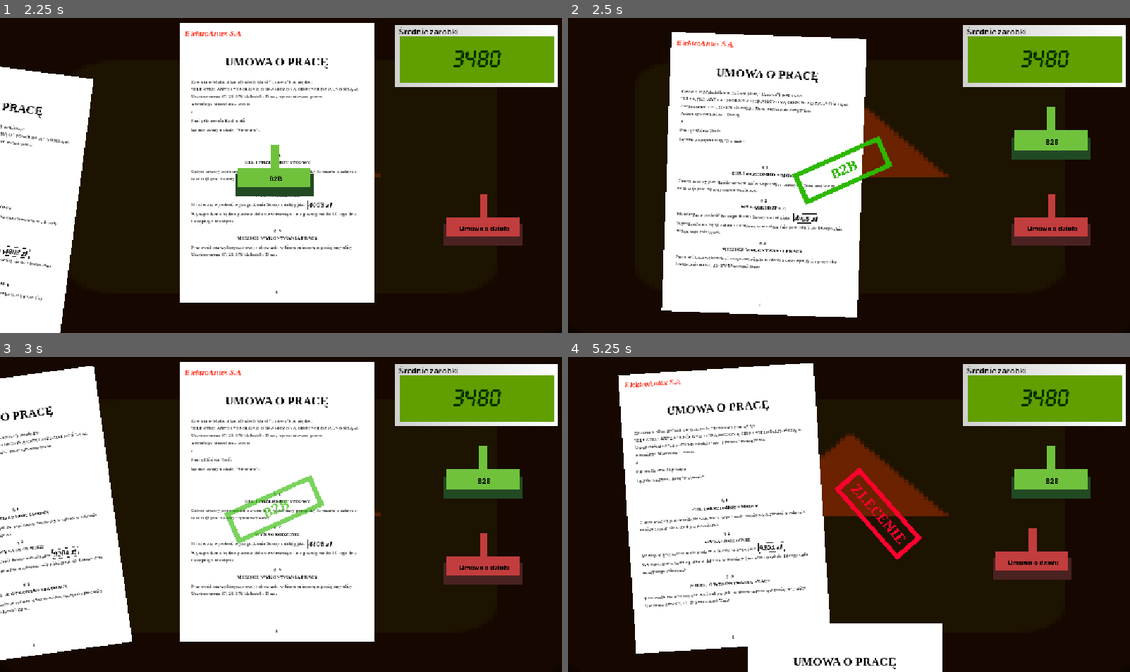
Above: before the commit, frames 1-4 (two rows, left to right).
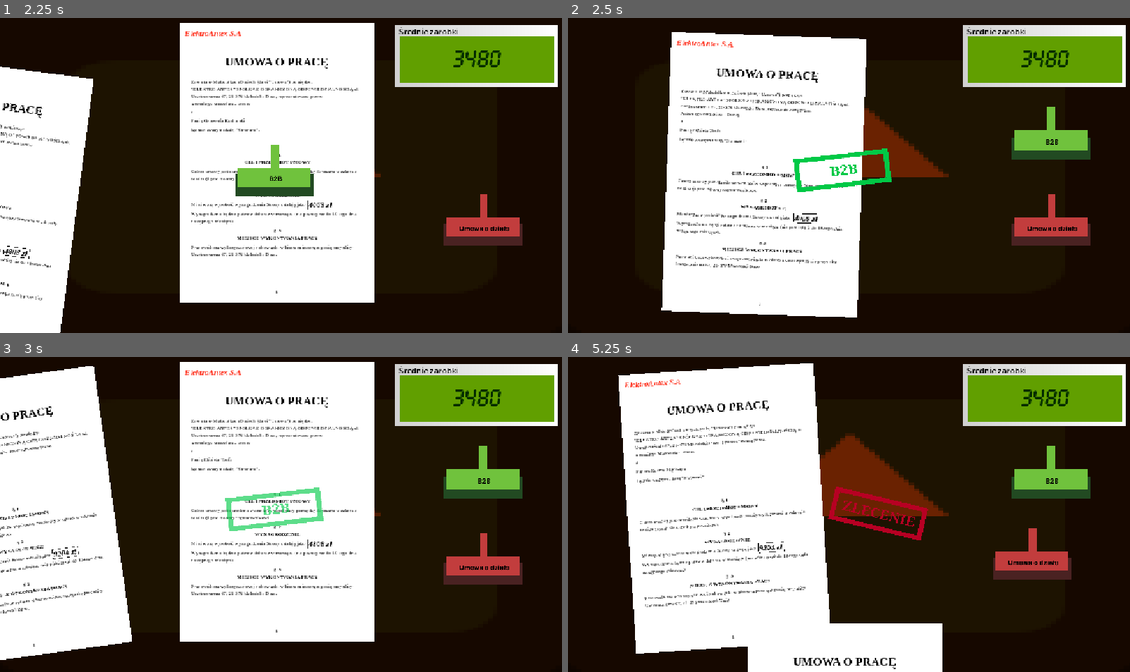
Above: after the commit, the same moments.

Repository: forklovee/SteelworksGameJam5
Game: Godot game, scene res://Ty/minigames/contract_change/contract_change.tscn
Two runs of this game, one before a commit and one after it. Both use one fixed random seed, a clock stepped at 60 frames per second and the inputs below. This scene is started directly instead of the project's main scene. The engine's default icon, where the game draws it, is replaced by a stand-in: a white triangle on a blue panel in a dark square.
Inputs (mouse positions are in pixels of both pictures, inside the frame that each line leads up to):
- Up to frame 1 (2.25 s): tap Enter at 0.5, 2 s; move the mouse to (483, 134) at 0.52 s; hold D 0.53-1.28 s; click (483, 134) at 0.6 s; tap Space at 0.77, 1.25, 1.52 s; move the mouse to (483, 219) at 1.27 s; hold A 1.28-2.03 s; click (483, 219) at 1.35 s; move the mouse to (275, 169) at 2.02 s; hold D from 2.03 s (still down); hold 1 from 2.03 s (still down)
- Up to frame 2 (2.5 s): keep holding D; keep holding 1; click (843, 169) at 2.3 s
- Up to frame 3 (3 s): keep holding D; move the mouse to (252, 577) at 2.77 s; release 1 at 2.78 s; tap 2 at 2.85 s
- Up to frame 4 (5.25 s): tap Space at 3.02, 3.77, 4.25, 4.52 s; click (820, 577) at 3.05 s; move the mouse to (1017, 561) at 3.52 s; release D at 3.53 s; hold 5 3.53-4.28 s; hold A from 3.53 s (still down); click (1017, 561) at 3.8 s; move the mouse to (680, 467) at 4.27 s; click (680, 467) at 4.35 s; tap Enter at 5 s; move the mouse to (877, 514) at 5.02 s; click (877, 514) at 5.1 s

Frame 1 is identical in both runs. In frame 2, 1.2% of the frame differs, in the area x 39-58%, y 37-60%; in frame 3, 1.2%; in frame 4, 1.4%, in the area x 46-65%, y 35-65%.

Commit message:
Contract sign fixes

Diff:
--- a/Ty/Minigame_sandbox_tmp/enviro_pot.gd
+++ b/Ty/Minigame_sandbox_tmp/enviro_pot.gd
@@ -3,10 +3,8 @@
 @export var minigame:MiniGameResource
 
 func _process(delta: float) -> void:
-
 	#var on_win=func ():
 	#	$"../CanvasLayer/SubViewportContainer".visible=false
-
 
 	#if Input.is_key_pressed(KEY_5):
 	#	$"../CanvasLayer/SubViewportContainer".visible=true
--- a/Ty/minigames/contract_change/Assets/contract_stamp_b2b.tscn
+++ b/Ty/minigames/contract_change/Assets/contract_stamp_b2b.tscn
@@ -2,6 +2,7 @@
 
 [ext_resource type="Script" uid="uid://dua6ypdw8rhwy" path="res://Ty/minigames/contract_change/contract_change_stamp.gd" id="1_2bk5g"]
 [ext_resource type="Texture2D" uid="uid://pxxjuonl16nx" path="res://Ty/minigames/contract_change/Sprites/Component 4.png" id="2_rfiya"]
+[ext_resource type="AudioStream" uid="uid://mhmcvbl885va" path="res://Ty/minigames/contract_change/Sounds/ralsei-splat.mp3" id="3_axef2"]
 
 [sub_resource type="RectangleShape2D" id="RectangleShape2D_b6lhr"]
 size = Vector2(16.400005, 20)
@@ -23,5 +24,8 @@
 scale = Vector2(0.06680499, 0.112582564)
 texture = ExtResource("2_rfiya")
 
+[node name="AudioStreamPlayer2D" type="AudioStreamPlayer2D" parent="." unique_id=660047248]
+stream = ExtResource("3_axef2")
+
 [connection signal="mouse_entered" from="." to="." method="_on_mouse_entered"]
 [connection signal="mouse_exited" from="." to="." method="_on_mouse_exited"]
--- a/Ty/minigames/contract_change/Assets/contract_stamp_creation.tscn
+++ b/Ty/minigames/contract_change/Assets/contract_stamp_creation.tscn
@@ -2,6 +2,7 @@
 
 [ext_resource type="Script" uid="uid://dua6ypdw8rhwy" path="res://Ty/minigames/contract_change/contract_change_stamp.gd" id="1_5jrbc"]
 [ext_resource type="Texture2D" uid="uid://tn8bdxg22rhu" path="res://Ty/minigames/contract_change/Sprites/Component 3.png" id="2_giuvb"]
+[ext_resource type="AudioStream" uid="uid://mhmcvbl885va" path="res://Ty/minigames/contract_change/Sounds/ralsei-splat.mp3" id="3_giuvb"]
 
 [sub_resource type="RectangleShape2D" id="RectangleShape2D_b6lhr"]
 size = Vector2(16.400005, 20)
@@ -22,5 +23,8 @@
 scale = Vector2(0.06680499, 0.112582564)
 texture = ExtResource("2_giuvb")
 
+[node name="AudioStreamPlayer2D" type="AudioStreamPlayer2D" parent="." unique_id=1252772510]
+stream = ExtResource("3_giuvb")
+
 [connection signal="mouse_entered" from="." to="." method="_on_mouse_entered"]
 [connection signal="mouse_exited" from="." to="." method="_on_mouse_exited"]
--- a/Ty/minigames/contract_change/contract_change.tscn
+++ b/Ty/minigames/contract_change/contract_change.tscn
@@ -8,6 +8,7 @@
 [ext_resource type="FontFile" uid="uid://derxpqla5llv5" path="res://Fonts/LCDWinTT/LCD2U___.TTF" id="5_g0g72"]
 [ext_resource type="Script" uid="uid://n4ewnrmnr5ai" path="res://Ty/minigames/contract_change/contract_container.gd" id="5_r1m70"]
 [ext_resource type="FontFile" uid="uid://crnjqckk17rja" path="res://Fonts/liberation_serif/LiberationSerif-Regular.ttf" id="6_g0g72"]
+[ext_resource type="PackedScene" uid="uid://2oxs2hjkkqpg" path="res://UI/MinigameFinishedScreen/minigame_finished_screen.tscn" id="9_kde54"]
 
 [sub_resource type="Gradient" id="Gradient_1phw2"]
 colors = PackedColorArray(0.8172098, 0.8172098, 0.8172097, 1, 1, 1, 1, 1)
@@ -216,6 +217,8 @@
 position = Vector2(-1.5, 8)
 shape = SubResource("RectangleShape2D_33ajk")
 
+[node name="MinigameFinishedScreen" parent="." unique_id=495293115 instance=ExtResource("9_kde54")]
+
 [connection signal="pressed" from="ContractContainer/AverageSalaryDisplay/VBoxContainer/HBoxContainer/PlnSwitch" to="ContractContainer/AverageSalaryDisplay" method="_on_pln_switch_pressed"]
 [connection signal="pressed" from="ContractContainer/AverageSalaryDisplay/VBoxContainer/HBoxContainer/DollarSwitch" to="ContractContainer/AverageSalaryDisplay" method="_on_dollar_switch_pressed"]
 [connection signal="pressed" from="ContractContainer/AverageSalaryDisplay/VBoxContainer/HBoxContainer/EuroSwitch" to="ContractContainer/AverageSalaryDisplay" method="_on_euro_switch_pressed"]
--- a/Ty/minigames/contract_change/contract_change_minigame.gd
+++ b/Ty/minigames/contract_change/contract_change_minigame.gd
@@ -13,6 +13,7 @@
 signal contract_stamped_success
 signal contract_stamped_fail
 
+@onready var minigame_finished_screen: MinigameFinishedScreen = $MinigameFinishedScreen
 @onready var contract_container: ContractContainer = $ContractContainer
 @onready var stamp_creation: ContractStamp2D = $StampCreation
 @onready var stamp_b2b: ContractStamp2D = $StampB2B
@@ -35,12 +36,11 @@
 		if is_stamp_picked_up:
 			if is_stamp_hovering_over_contract:
 				# Stamp the contract
-				hovered_stamp.stamp()
 				var current_contract := contract_container.current_contract_page
-				if hovered_stamp.type == ContractPage.Type.Creation and current_contract.salary_pln < average_salary_pln:
-					contract_stamped_success.emit()
-					successes += 1
-				elif hovered_stamp.type == ContractPage.Type.B2B and current_contract.salary_pln >= average_salary_pln:
+				var is_successful_stamp: bool = (hovered_stamp.type == ContractPage.Type.Creation and current_contract.salary_pln < average_salary_pln or\
+												hovered_stamp.type == ContractPage.Type.B2B and current_contract.salary_pln >= average_salary_pln)
+				hovered_stamp.stamp(is_successful_stamp)
+				if is_successful_stamp:
 					contract_stamped_success.emit()
 					successes += 1
 				else:
@@ -67,6 +67,9 @@
 
 func _ready() -> void:
 	super()
+	minigame_finished_screen.continue_requested.connect(finish)
+	minigame_finished_screen.try_again_requested.connect(start)
+
 	contract_container.all_contracts_stamped.connect(_on_all_contracts_stamped)
 	stamp_target.mouse_entered.connect(_on_stamp_target_hovered)
 	stamp_target.mouse_exited.connect(_on_stamp_target_unhovered)
@@ -81,8 +84,10 @@
 	if hovered_stamp != null and is_stamp_picked_up:
 		hovered_stamp.get_stamp_sprite().global_position = contract_container.get_local_mouse_position()
 
-func start(game_camera: Camera2D, _on_win: Callable, game: MiniGameResource):
-	super(game_camera, _on_win, game)
+func start():
+	super()
+	successes = 0
+	clear_set_stamp()
 	average_salary_pln = Game.rng.randi_range(salary_range.x, salary_range.x + (salary_range.y - salary_range.x)*.5)
 	contract_container.start(_generate_contract_data_list(), average_salary_pln)
 
@@ -107,8 +112,9 @@
 	return floori(salary_pln * currency_mul)
 
 func _on_all_contracts_stamped():
-	var percent_successful := successes / float(contract_amount)
-	finish(percent_successful)
+	var percent_successful := (successes / float(contract_amount)) * 100.0
+	print(successes, "/", contract_amount, " ", percent_successful, "%")
+	minigame_finished_screen.setup(percent_successful)
 
 func _on_stamp_hovering(stamp: ContractStamp2D) -> void:
 	if is_stamp_picked_up:
--- a/Ty/minigames/contract_change/contract_change_stamp.gd
+++ b/Ty/minigames/contract_change/contract_change_stamp.gd
@@ -1,6 +1,10 @@
 class_name ContractStamp2D extends Area2D
 
+@onready var success_sound := preload("res://Ty/minigames/contract_change/Sounds/ralsei-splat.mp3")
+@onready var fail_sound := preload("res://Ty/minigames/contract_change/Sounds/bone-crack.mp3")
+
 @onready var rest_position := global_position
+@onready var sfx_player := $AudioStreamPlayer2D
 @export var type: ContractPage.Type = ContractPage.Type.Creation
 
 var is_picked_up: bool = false
@@ -20,8 +24,12 @@
 	is_picked_stamp_hovering = false
 	_fly_to_rest_position()
 
-func stamp():
+func stamp(is_successful: bool):
 	set_interaction_enabled(false)
+
+	sfx_player.stream = success_sound if is_successful else fail_sound
+	sfx_player.play()
+
 	var stamp_mark_res: PackedScene
 	match type:
 		ContractPage.Type.B2B:
@@ -29,6 +37,7 @@
 		ContractPage.Type.Creation:
 			stamp_mark_res = ResourceLoader.load("res://Ty/minigames/contract_change/Assets/stamp_mark_creation.tscn")
 	var stamp_mark: Node2D = stamp_mark_res.instantiate()
+	stamp_mark.modulate = Color(0.718, 0.0, 0.137, 1.0) if !is_successful else Color(0.0, 0.788, 0.275, 1.0)
 	get_parent().add_child(stamp_mark)
 	stamp_mark.global_position = $Sprite2D.global_position
 	_fly_to_rest_position()
--- a/Ty/minigames/contract_change/contract_stamp_mark.gd
+++ b/Ty/minigames/contract_change/contract_stamp_mark.gd
@@ -4,7 +4,7 @@
 @export var fade_duration_sec := 0.5
 
 func _ready() -> void:
-	rotation_degrees = randf_range(-90.0, 90.0)
+	rotation_degrees = randf_range(-25.0, 25.0)
 
 	var tween := get_tree().create_tween().set_parallel(false)
 	tween.tween_interval(fade_start_sec)
--- a/Ty/minigames/minigame.gd
+++ b/Ty/minigames/minigame.gd
@@ -1,17 +1,13 @@
 class_name MiniGame extends Node
 
-signal finished(minigame: MiniGame, percent_successful: float)
-
-var debug_mode := false
+signal finished
 
 func _ready() -> void:
-	if get_tree().current_scene == self: # If minigame scene started with F6, start minigame normally.
-		debug_mode = true
-		start(null, func(): return, null)
+	start()
 
-func start(game_camera: Camera2D, _on_win: Callable, game: MiniGameResource):
+func start():
 	print(self, " STARTED!")
 
-func finish(percent_successful: float):
-	print(self, " FINISHED with ", percent_successful * 100.0, "% success!")
-	finished.emit(self, percent_successful)
+func finish():
+	print(self, " FINISHED")
+	finished.emit()
--- a/Ty/minigames/minigame_resource/minigame_resource.gd
+++ b/Ty/minigames/minigame_resource/minigame_resource.gd
@@ -5,9 +5,8 @@
 	None,
 	Angrypot,
 	Meteor,
-  Paint,
+ 	Paint,
 	StockManipulation,
 	ContractChange,
 }
-
 @abstract func get_game_type()->GameType
--- /dev/null
+++ b/UI/MinigameFinishedScreen/minigame_finished_screen.gd
@@ -0,0 +1,54 @@
+class_name MinigameFinishedScreen extends Control
+
+signal try_again_requested
+signal continue_requested
+
+@onready var message_label := $VBoxContainer/MessageLabel
+@onready var percent_label := $VBoxContainer/Control/PercentLabel
+@onready var try_again_button := $VBoxContainer/Buttons/TryAgainButton
+@onready var continue_button := $VBoxContainer/Buttons/ContinueButton
+
+func _ready() -> void:
+	hide()
+	try_again_button.pressed.connect(
+		func():
+			try_again_requested.emit()
+			try_again_button.hide()
+			hide()
+	)
+	continue_button.pressed.connect(
+		func():
+			continue_requested.emit()
+			continue_button.hide()
+			hide()
+	)
+	try_again_button.hide()
+	continue_button.hide()
+
+func setup(percent_successful: float):
+	show()
+	var is_failed := percent_successful < 50.0
+	if is_failed:
+		message_label.text = ["O cholibka!", "Och nie!", "Kurcze pieczone!", "Kurza melodia!"].pick_random()
+	else:
+		message_label.text = ["Super!", "Świetnie!", "Świetna robota!", "Jupikajej!"].pick_random()
+
+	percent_label.modulate.a = 0.0
+	percent_label.scale = Vector2.ONE * .75
+	percent_label.text = ""
+	var tween := get_tree().create_tween().set_parallel()
+	tween.tween_method(_update_percent_label, 0, floori(percent_successful), 2.0)
+	tween.tween_property(percent_label, "scale", Vector2.ONE * 1.0, 1.5)
+	tween.tween_property(percent_label, "modulate:a", 1.0, 0.2)
+	await tween.finished
+
+	if is_failed:
+		try_again_button.show()
+	else:
+		continue_button.show()
+
+func _update_percent_label(value: int):
+	if value < 10:
+		percent_label.text = "0"+str(value) + "%"
+	else:
+		percent_label.text = str(value) + "%"
--- /dev/null
+++ b/UI/MinigameFinishedScreen/minigame_finished_screen.tscn
@@ -0,0 +1,119 @@
+[gd_scene format=3 uid="uid://2oxs2hjkkqpg"]
+
+[ext_resource type="Script" uid="uid://c6263wydremjm" path="res://UI/MinigameFinishedScreen/minigame_finished_screen.gd" id="1_5bc5h"]
+[ext_resource type="FontFile" uid="uid://bfrw2j2o7y3eu" path="res://Fonts/liberation_serif/LiberationSerif-Bold.ttf" id="2_wgf7k"]
+[ext_resource type="FontFile" uid="uid://bpvemb6sbjprq" path="res://Fonts/starbim/Starbim.ttf" id="3_vafk7"]
+
+[sub_resource type="LabelSettings" id="LabelSettings_ydmsi"]
+font = ExtResource("2_wgf7k")
+font_size = 39
+
+[sub_resource type="LabelSettings" id="LabelSettings_b6lhr"]
+font = ExtResource("3_vafk7")
+font_size = 100
+
+[node name="MinigameFinishedScreen" type="Control" unique_id=495293115]
+layout_mode = 3
+anchors_preset = 15
+anchor_right = 1.0
+anchor_bottom = 1.0
+grow_horizontal = 2
+grow_vertical = 2
+script = ExtResource("1_5bc5h")
+
+[node name="Panel" type="Panel" parent="." unique_id=350194451]
+layout_mode = 1
+anchors_preset = 15
+anchor_right = 1.0
+anchor_bottom = 1.0
+grow_horizontal = 2
+grow_vertical = 2
+
+[node name="VBoxContainer" type="VBoxContainer" parent="." unique_id=1071036772]
+layout_mode = 1
+anchors_preset = 8
+anchor_left = 0.5
+anchor_top = 0.5
+anchor_right = 0.5
+anchor_bottom = 0.5
+offset_left = -200.0
+offset_top = -200.0
+offset_right = 200.0
+offset_bottom = 200.0
+grow_horizontal = 2
+grow_vertical = 2
+pivot_offset_ratio = Vector2(0.5, 0.5)
+alignment = 1
+
+[node name="MessageLabel" type="Label" parent="VBoxContainer" unique_id=1310485630]
+layout_mode = 2
+text = "Too Bad!"
+label_settings = SubResource("LabelSettings_ydmsi")
+horizontal_alignment = 1
+
+[node name="Control" type="Control" parent="VBoxContainer" unique_id=187782312]
+custom_minimum_size = Vector2(0, 150)
+layout_mode = 2
+
+[node name="PercentLabel" type="Label" parent="VBoxContainer/Control" unique_id=1768973174]
+layout_mode = 1
+anchors_preset = 8
+anchor_left = 0.5
+anchor_top = 0.5
+anchor_right = 0.5
+anchor_bottom = 0.5
+offset_left = -200.0
+offset_top = -35.0
+offset_right = 200.0
+offset_bottom = 35.0
+grow_horizontal = 2
+grow_vertical = 2
+pivot_offset_ratio = Vector2(0.5, 0.5)
+text = "00%"
+label_settings = SubResource("LabelSettings_b6lhr")
+horizontal_alignment = 1
+vertical_alignment = 1
+
+[node name="MarginContainer" type="MarginContainer" parent="VBoxContainer" unique_id=709255983]
+custom_minimum_size = Vector2(0, 20)
+layout_mode = 2
+
+[node name="Buttons" type="Control" parent="VBoxContainer" unique_id=896816446]
+custom_minimum_size = Vector2(0, 50)
+layout_mode = 2
+
+[node name="TryAgainButton" type="Button" parent="VBoxContainer/Buttons" unique_id=1440866872]
+custom_minimum_size = Vector2(0, 50)
+layout_mode = 1
+anchors_preset = 8
+anchor_left = 0.5
+anchor_top = 0.5
+anchor_right = 0.5
+anchor_bottom = 0.5
+offset_left = -74.5
+offset_top = -25.0
+offset_right = 74.5
+offset_bottom = 25.0
+grow_horizontal = 2
+grow_vertical = 2
+size_flags_horizontal = 4
+theme_override_font_sizes/font_size = 30
+text = "Spróbuj ponownie"
+
+[node name="ContinueButton" type="Button" parent="VBoxContainer/Buttons" unique_id=1269647106]
+custom_minimum_size = Vector2(0, 50)
+layout_mode = 1
+anchors_preset = 8
+anchor_left = 0.5
+anchor_top = 0.5
+anchor_right = 0.5
+anchor_bottom = 0.5
+offset_left = -44.5
+offset_top = -25.0
+offset_right = 44.5
+offset_bottom = 25.0
+grow_horizontal = 2
+grow_vertical = 2
+size_flags_horizontal = 4
+theme_override_font_sizes/font_size = 30
+text = "Kontynuuj"
Not shown, added: Fonts/starbim/More Info.txt
Binary file added: Fonts/starbim/Starbim.jpg
Not shown, added: Fonts/starbim/Starbim.jpg.import
Binary file added: Fonts/starbim/Starbim.otf
Not shown, added: Fonts/starbim/Starbim.otf.import
Binary file added: Fonts/starbim/Starbim.ttf
Not shown, added: Fonts/starbim/Starbim.ttf.import
Not shown, added: Ty/minigames/contract_change/Sounds/bone-crack.mp3.import
Not shown, added: Ty/minigames/contract_change/Sounds/ralsei-splat.mp3.import
Not shown, added: UI/MinigameFinishedScreen/minigame_finished_screen.gd.uid
Not shown, added: Fonts/starbim/Read Me.pdf
Not shown, added: Ty/minigames/contract_change/Sounds/bone-crack.mp3
(and 1 more such lines)
